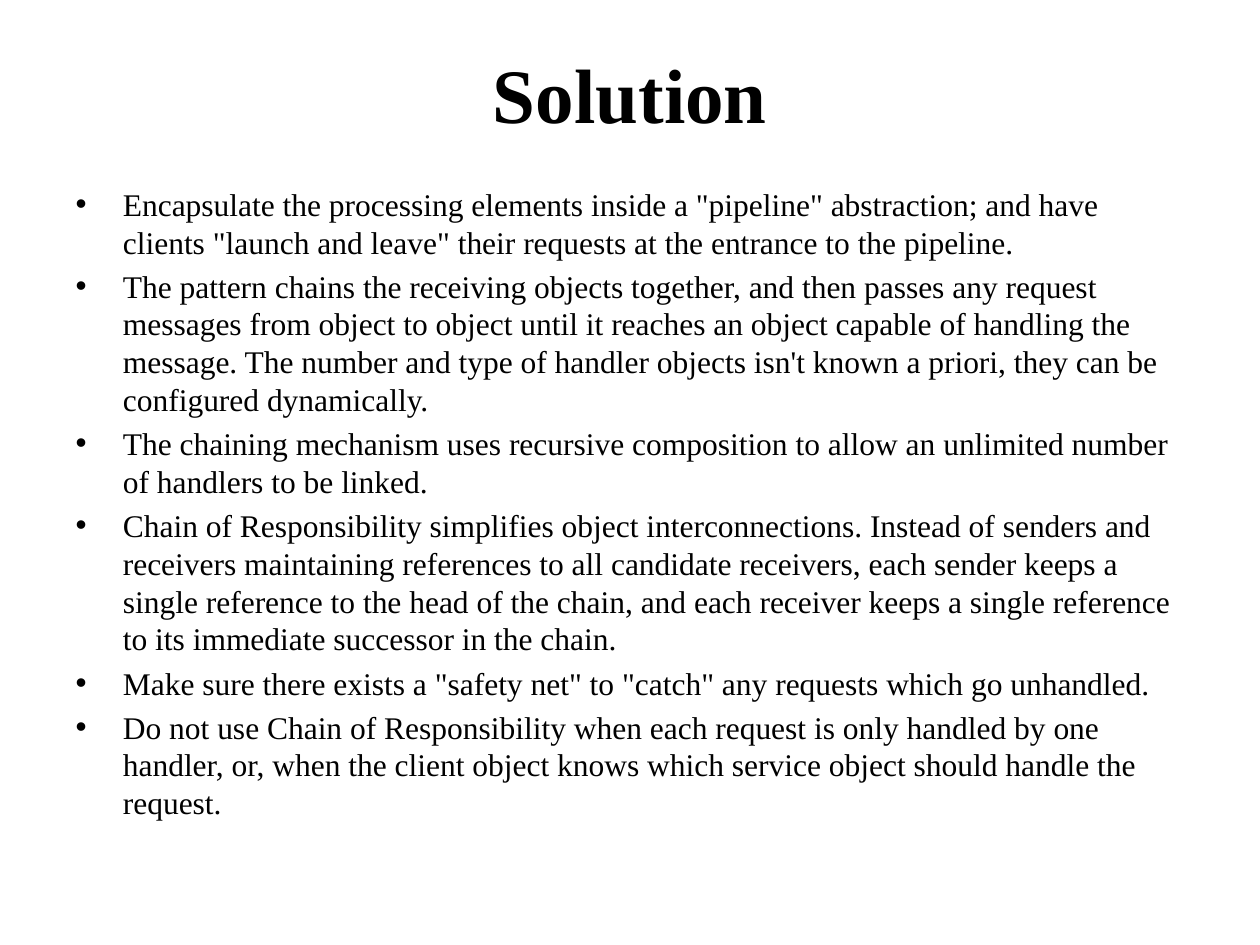
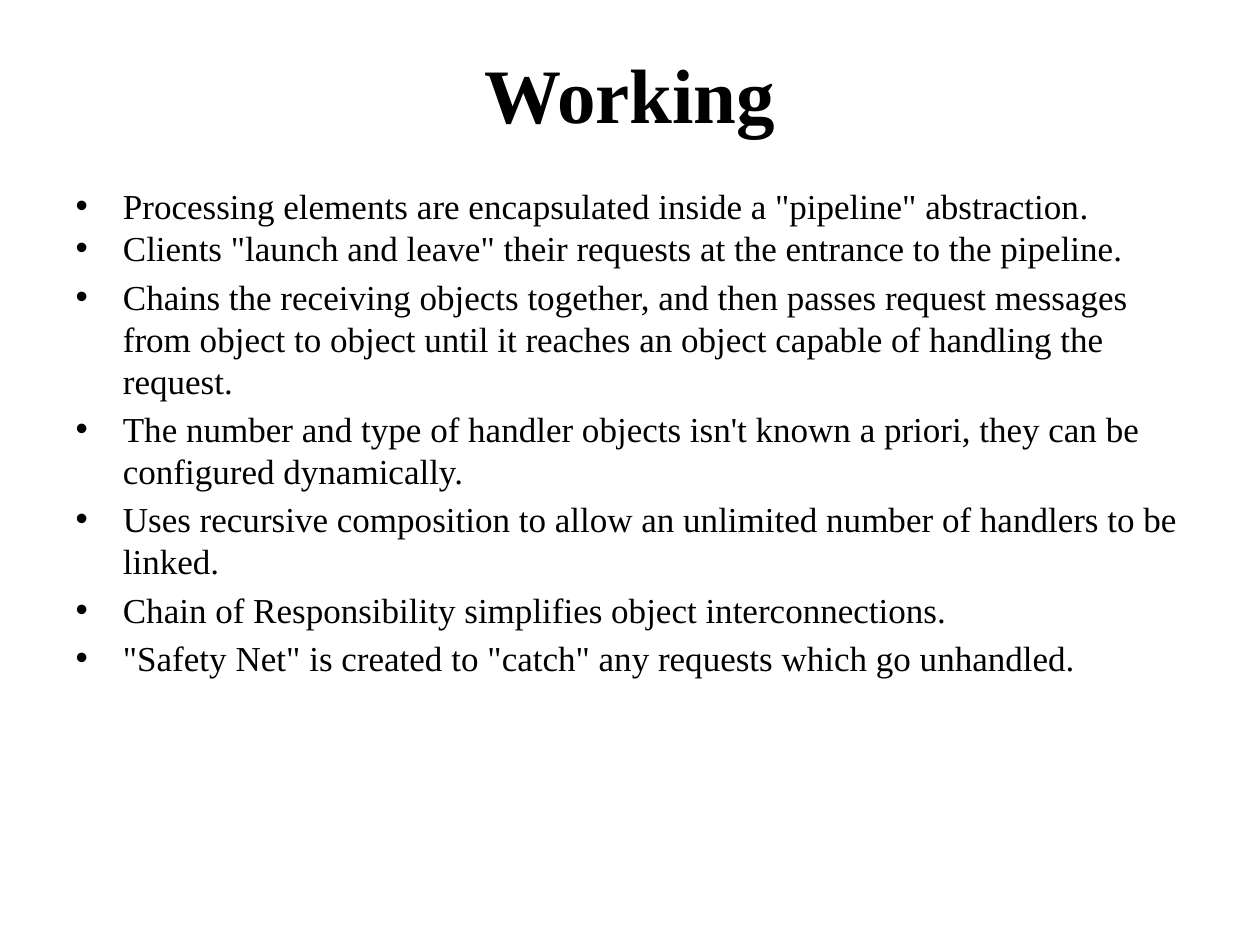
Before and after one commit to KuntanSutar/Swabhav-Techlabs, a slide deck: slide 4 of Presentation/Kuntan Sutar - Chain of Responsibility Pattern.pptx (slide 6 before the commit). Drawn at 1260x945 pixels with LibreOffice and Linux fonts; fonts in the diff are those of the drawing. Boxes give left, top, right and bottom in pixels: in the first picture for what was removed or moved away, otherwise in the second. Text is boxed around its words. In the diff, an @@ line names an element or a change of style, - is before the commit and + after.

```diff
--- a/Presentation/Kuntan Sutar - Chain of Responsibility Pattern.pptx
+++ b/Presentation/Kuntan Sutar - Chain of Responsibility Pattern.pptx
@@ title at box(484, 69, 775, 138): text changed @@
-Solution
+Working
@@ text at box(123, 194, 1176, 678): text changed; size 18 to 20 pt @@
-• Encapsulate the processing elements inside a "pipeline" abstraction; and have clients "launch and leave" their requests at the entrance to the pipeline.
-• The pattern chains the receiving objects together, and then passes any request messages from object to object until it reaches an object capable of handling the message. The number and type of handler objects isn't known a priori, they can be configured dynamically.
-• The chaining mechanism uses recursive composition to allow an unlimited number of handlers to be linked.
-• Chain of Responsibility simplifies object interconnections. Instead of senders and receivers maintaining references to all candidate receivers, each sender keeps a single reference to the head of the chain, and each receiver keeps a single reference to its immediate successor in the chain.
-• Make sure there exists a "safety net" to "catch" any requests which go unhandled.
-• Do not use Chain of Responsibility when each request is only handled by one handler, or, when the client object knows which service object should handle the request.
+• Processing elements are encapsulated inside a "pipeline" abstraction.
+• Clients "launch and leave" their requests at the entrance to the pipeline.
+• Chains the receiving objects together, and then passes request messages from object to object until it reaches an object capable of handling the request.
+• The number and type of handler objects isn't known a priori, they can be configured dynamically.
+• Uses recursive composition to allow an unlimited number of handlers to be linked.
+• Chain of Responsibility simplifies object interconnections.
+• "Safety Net" is created to "catch" any requests which go unhandled.
```
Also in this commit, not shown: 4 other slides changed, 3 slides added, 3 slides removed, 34 other files.
